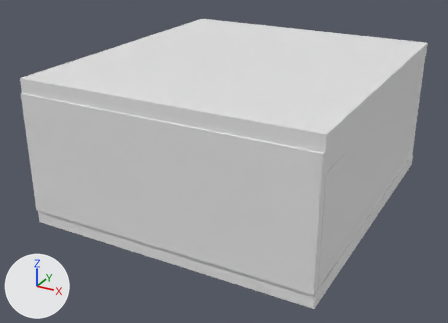
The FBX model apartment.fbx: old version first, new version second.
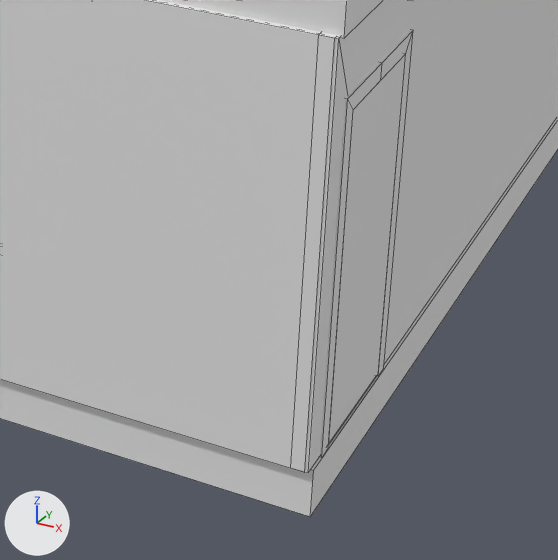
The first picture shows the older version from a 50 mm lens placed at (6.74, -12.51, 6.07), pointed at (0.55, -1.24, 0.43). The close-ups show the older and then the newer version on the part from 48% to 88% of the width and 44% to 100% of the height of that picture. Only the edits that show in the close-ups are written down. Every picture has the same lights, and +X, +Y and +Z are marked at lower left. The close-ups show mesh edges as thin lines. Where no turn or scale is listed for an object, it has been applied to the vertices.

The scene before the commit, as lines of its bpy script (objects in view):
```python
me_куб_007 = bpy.data.meshes.new('Куб.007')
me_куб_007.from_pydata(...)  # a box spanning x -2.92..2.92, y -0.05..0.05, z -1.25..1.25
me_куб_026 = bpy.data.meshes.new('Куб.026')
me_куб_026.from_pydata(...)  # a box spanning x -0.02..0.02, y -0.4..0.4, z -1.0..1.0
me_куб_035 = bpy.data.meshes.new('Куб.035')
me_куб_035.from_pydata(...)  # 20 vertices, 18 faces; spans x -0.06..0.06, y -0.5..0.5, z -1.02..1.1
ob_door_corob_004 = bpy.data.objects.new('door_corob.004', me_куб_035)
ob_door_corob_004.location = (3.917, -3.756, 1.02)
ob_door_polotno_004 = bpy.data.objects.new('door_polotno.004', me_куб_026)
ob_door_polotno_004.location = (3.957, -3.756, 1.02)
ob_куб_007 = bpy.data.objects.new('Куб.007', me_куб_007)
ob_куб_007.location = (1.03, -4.378, 1.251)
# also in view: 'Куб.001' at (0.93, -1.03, -0.15); 'Куб.015' at (0.93, -1.03, 2.64); 'Куб.006' at (3.92, -1.04, 1.25)
```
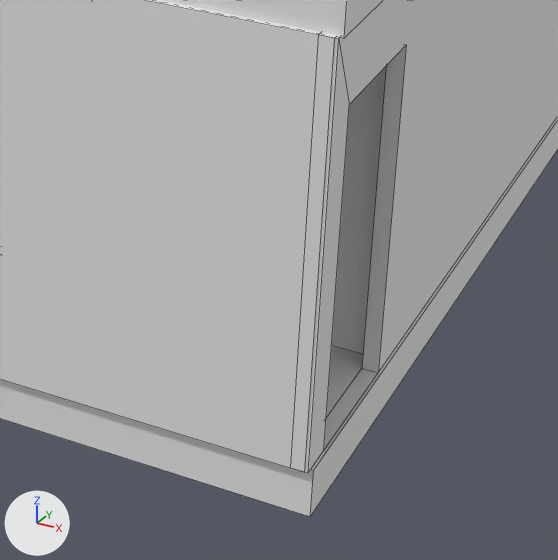
Where the newer file only moved an object's origin or applied its transform, the numbers keep the older frame.

What differs and where, as boxes [x1, y1, x2, y2] in the close-ups (558 x 560 px):
'door_polotno.004', deleted: before [329, 54, 406, 443]
'door_corob.004', deleted: before [320, 30, 413, 458]
'Куб.009', unchanged, uncovered by the edit: after [332, 66, 386, 354]

The change, as a list of edits to the scene's bpy script:
```text
Remove ob_door_polotno_004:
    ob_door_polotno_004 = bpy.data.objects.new('door_polotno.004', me_куб_026)
    ob_door_polotno_004.location = (3.957, -3.756, 1.02)
Remove ob_door_corob_004:
    ob_door_corob_004 = bpy.data.objects.new('door_corob.004', me_куб_035)
    ob_door_corob_004.location = (3.917, -3.756, 1.02)
```
